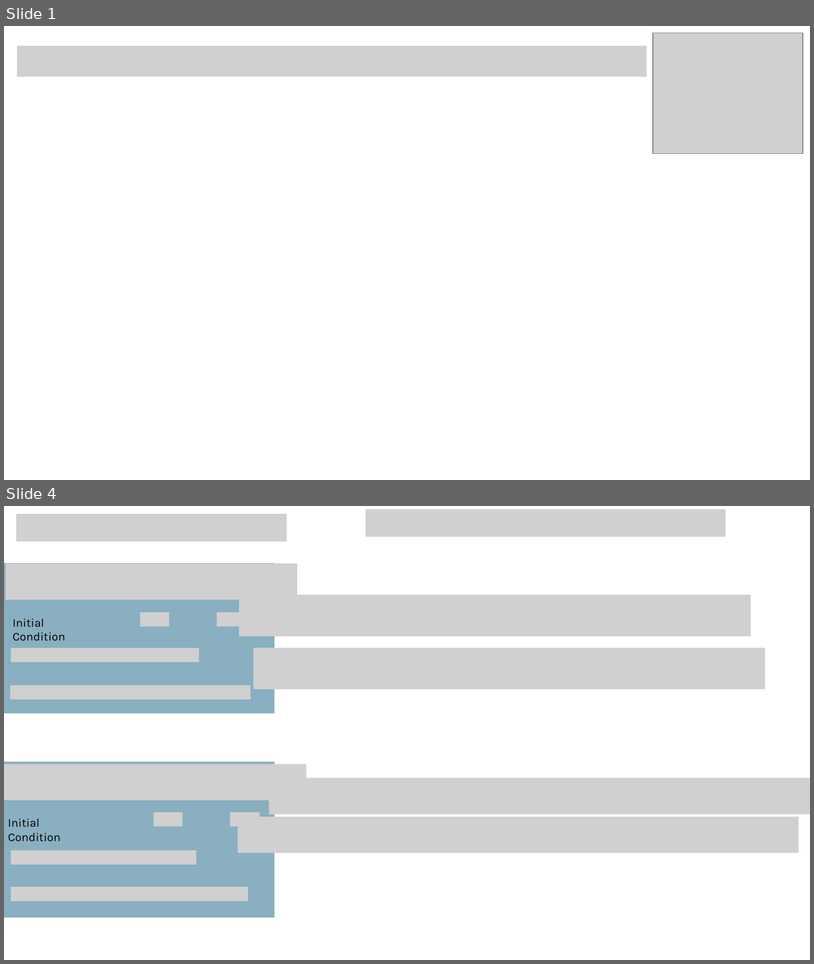
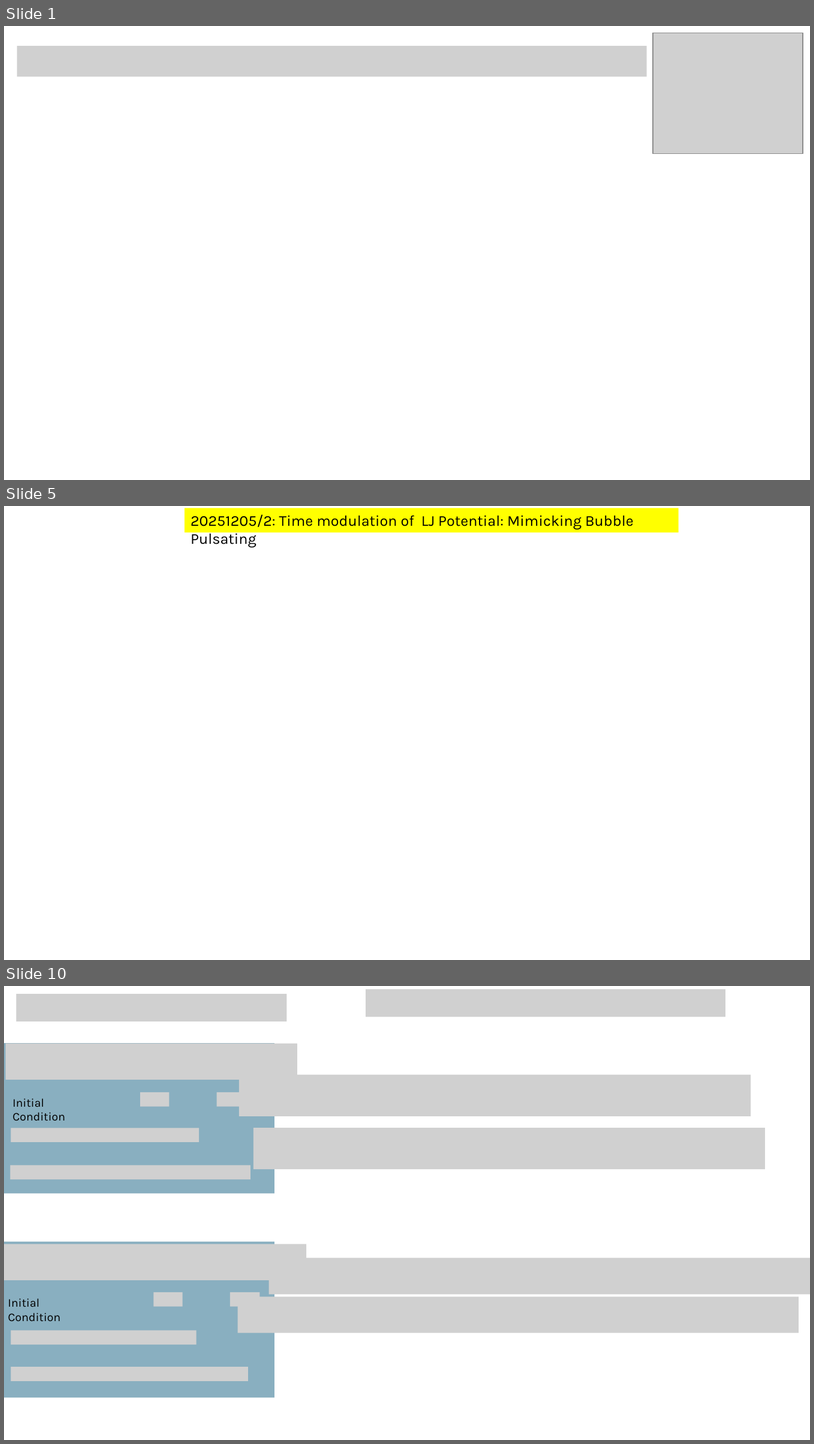
Before and after one commit to XinyunLiuX/Synchronized-Pulsating-Particles, a slide deck: Sync Pulsating Particles.pptx. Shown one above the other, each under a label of ours: slides 1 and 4 before the commit, slides 1, 5 and 10 after it; the slides between them are not shown. The pictures are 814x964 and 814x1444 pixels, drawn with LibreOffice and Linux fonts; fonts in the diff are those of the drawing; grey boxes stand for pictures. Boxes give left, top, right and bottom in pixels: in the first picture for what was removed or moved away, otherwise in the second. Text is boxed around its words. In the diff, an @@ line names an element or a change of style, - is before the commit and + after.

```diff
--- a/Sync Pulsating Particles.pptx
+++ b/Sync Pulsating Particles.pptx
@@ slide 5 added at bbox=[4, 506, 810, 960], background #FFFFFF @@
@@ rectangle added at bbox=[185, 508, 679, 532], fill #FFFF00, 18 pt, text #000000 @@
+20251205/2: Time modulation of LJ Potential: Mimicking Bubble Pulsating
@@ what was slide 4 is now slide 10 @@
```
Also in this commit, not shown: 2 slides changed, 5 other slides added, 9 other files.
